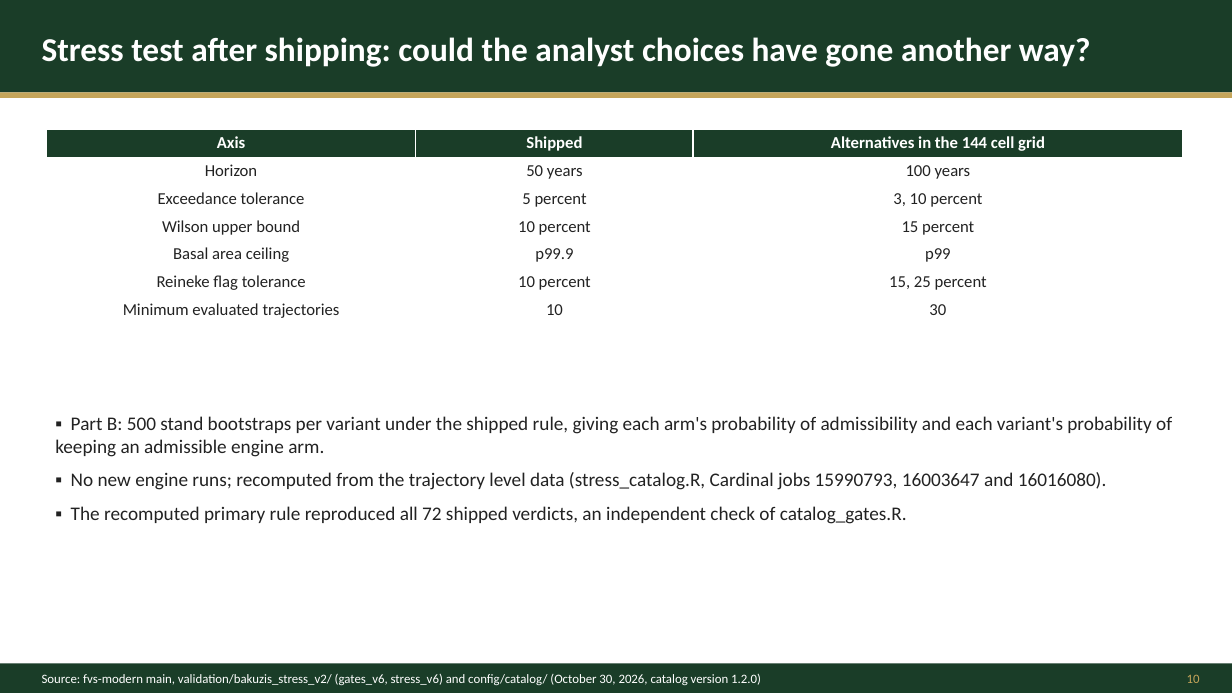
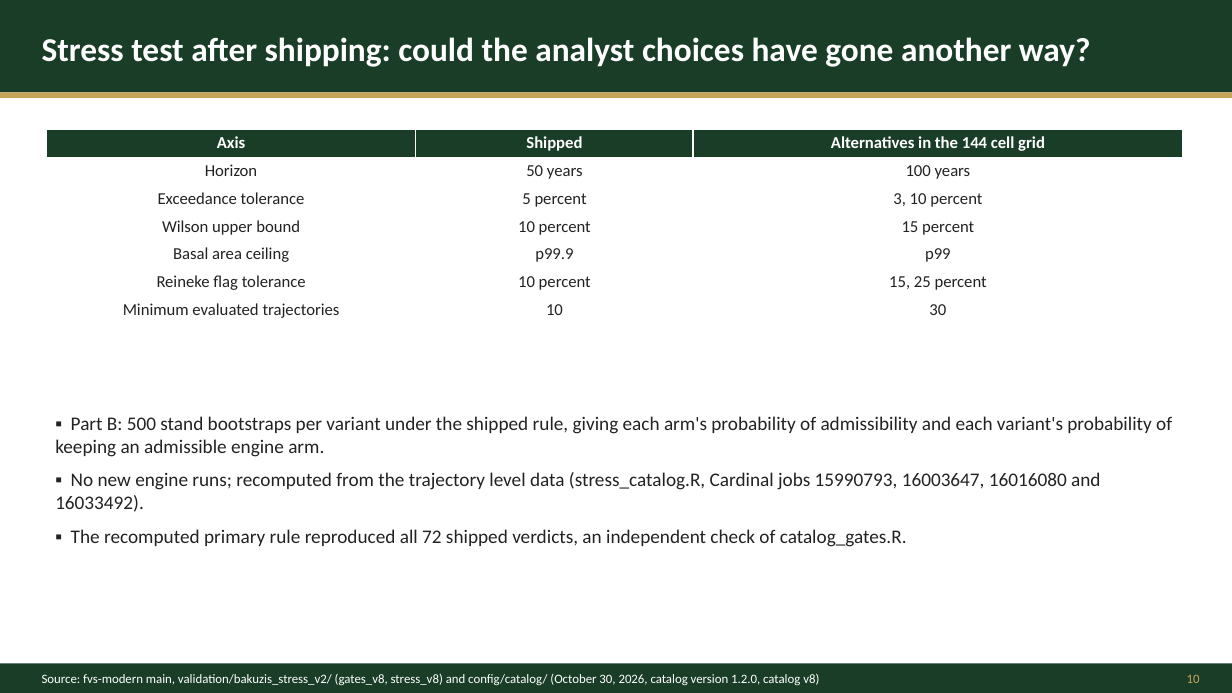
Before and after one commit to advanced-forestry-systems/fvs-modern, a slide deck: slide 10 of validation/bakuzis_stress_v2/release_20261030/deck/2026-10-29_fvs-modern-catalog-deck_DRAFT.pptx. Drawn at 1232x693 pixels with LibreOffice and Linux fonts; fonts in the diff are those of the drawing. Boxes give left, top, right and bottom in pixels: in the first picture for what was removed or moved away, otherwise in the second. Text is boxed around its words. In the diff, an @@ line names an element or a change of style, - is before the commit and + after.

```diff
--- a/validation/bakuzis_stress_v2/release_20261030/deck/2026-10-29_fvs-modern-catalog-deck_DRAFT.pptx
+++ b/validation/bakuzis_stress_v2/release_20261030/deck/2026-10-29_fvs-modern-catalog-deck_DRAFT.pptx
@@ text at (55,472,1100,512): text changed @@
-▪ No new engine runs; recomputed from the trajectory level data (stress_catalog.R, Cardinal jobs 15990793, 16003647 and 16016080).
+▪ No new engine runs; recomputed from the trajectory level data (stress_catalog.R, Cardinal jobs 15990793, 16003647, 16016080 and 16033492).
@@ text at (42,674,819,685): text changed @@
-Source: fvs-modern main, validation/bakuzis_stress_v2/ (gates_v6, stress_v6) and config/catalog/ (October 30, 2026, catalog version 1.2.0)
+Source: fvs-modern main, validation/bakuzis_stress_v2/ (gates_v8, stress_v8) and config/catalog/ (October 30, 2026, catalog version 1.2.0, catalog v8)
```
Also in this commit, not shown: 12 other slides changed, 36 other files.
